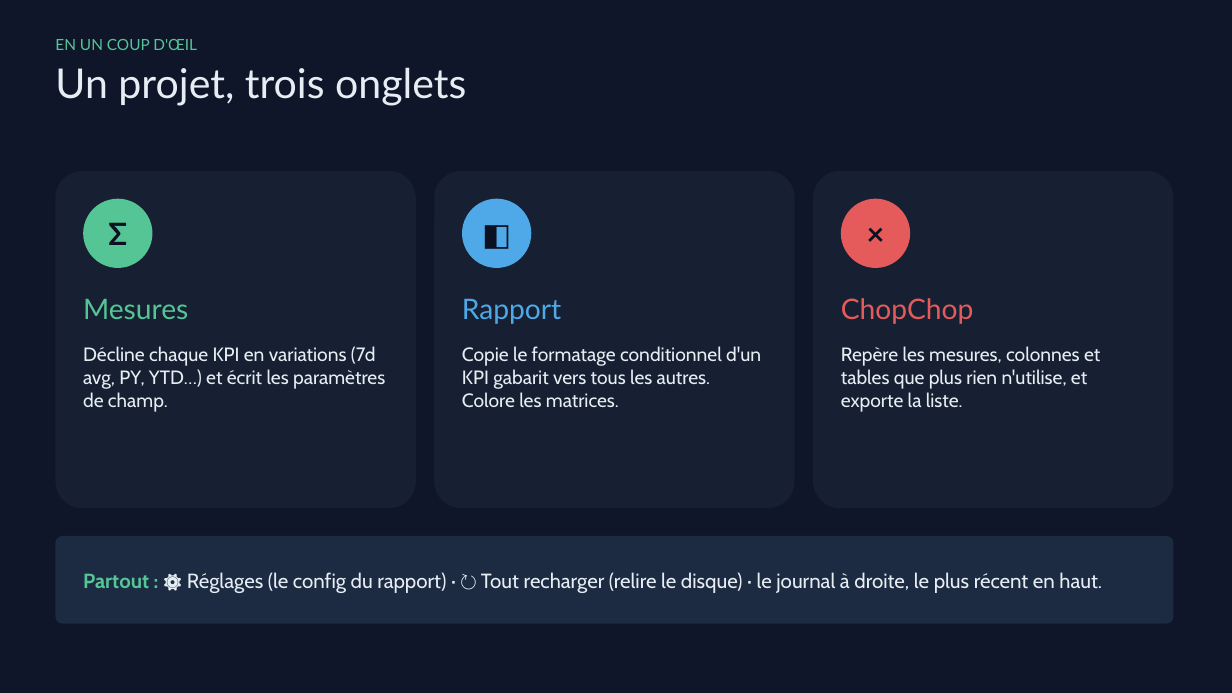
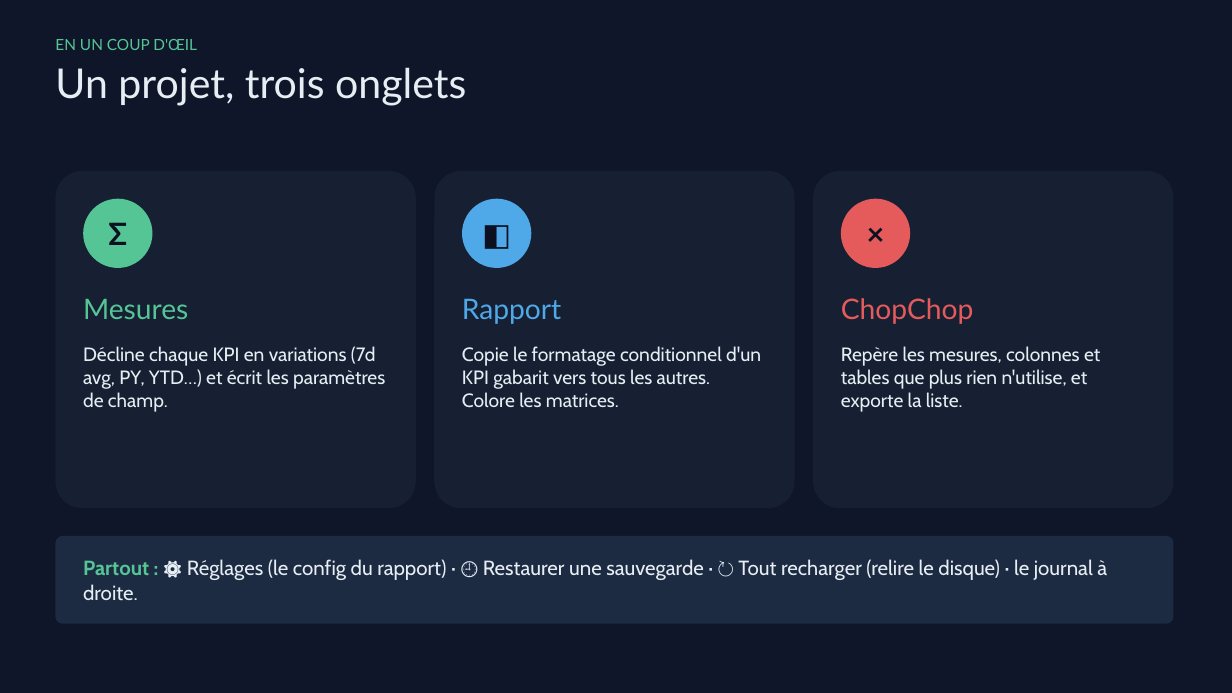
Before and after one commit to Madein1987/PBIdouille, a slide deck: slide 2 of docs/PBIdouille - Guide de demarrage rapide.pptx. Drawn at 1232x693 pixels with LibreOffice and Linux fonts; fonts in the diff are those of the drawing. Boxes give left, top, right and bottom in pixels: in the first picture for what was removed or moved away, otherwise in the second. Text is boxed around its words. In the diff, an @@ line names an element or a change of style, - is before the commit and + after.

```diff
--- a/docs/PBIdouille - Guide de demarrage rapide.pptx
+++ b/docs/PBIdouille - Guide de demarrage rapide.pptx
@@ text at (83,559,1107,600): text changed @@
-Partout : ⚙ Réglages (le config du rapport) · ↻ Tout recharger (relire le disque) · le journal à droite, le plus récent en haut.
+Partout : ⚙ Réglages (le config du rapport) · 🕘 Restaurer une sauvegarde · ↻ Tout recharger (relire le disque) · le journal à droite.
```
Also in this commit, not shown: 3 other slides changed, 14 other files.
